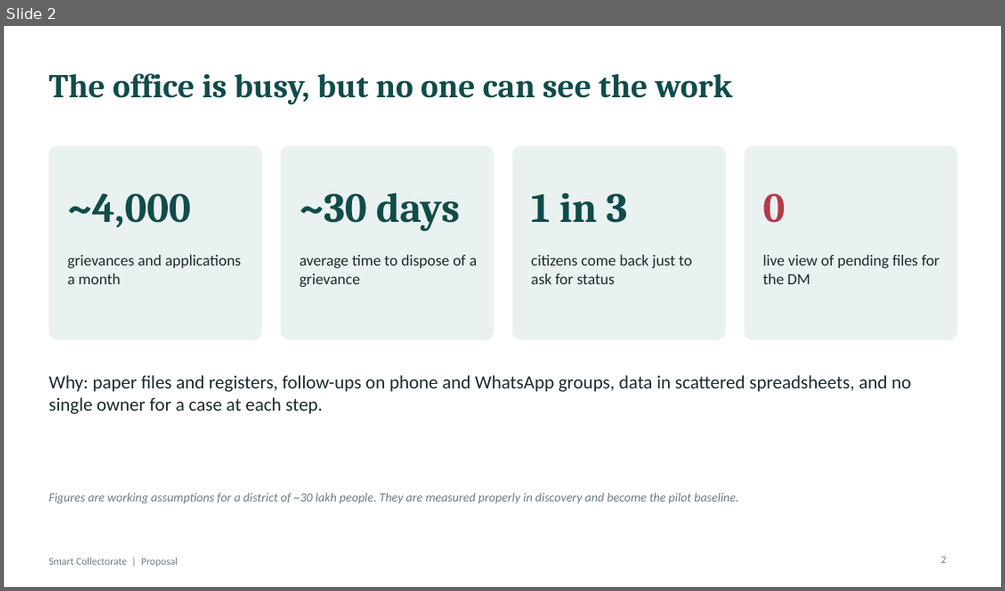
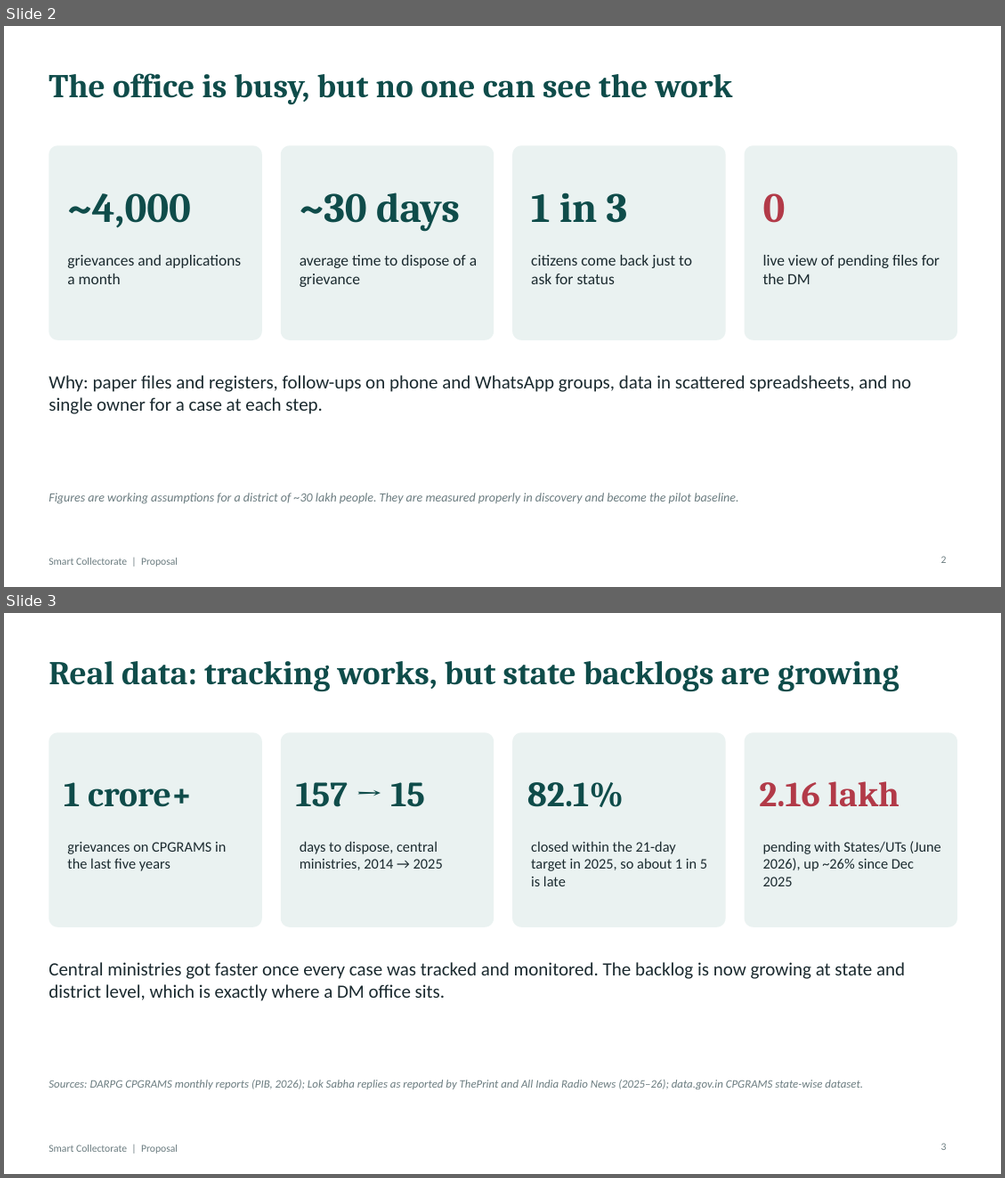
Before and after one commit to easycodewithme/Assignemnt-Automation, a slide deck: presentation/Smart_Collectorate_Proposal.pptx. Shown one above the other, each under a label of ours: slide 2 before the commit, slides 2 and 3 after it. The pictures are 1005x591 and 1005x1178 pixels, drawn with LibreOffice and Linux fonts; fonts in the diff are those of the drawing. Boxes give left, top, right and bottom in pixels: in the first picture for what was removed or moved away, otherwise in the second. Text is boxed around its words. In the diff, an @@ line names an element or a change of style, - is before the commit and + after.

```diff
--- a/presentation/Smart_Collectorate_Proposal.pptx
+++ b/presentation/Smart_Collectorate_Proposal.pptx
@@ slide 3 added at (x1=4, y1=613, x2=1001, y2=1174), background #FFFFFF; not listed: 1 template element that a slide beside it also shows @@
@@ title added at (x1=48, y1=661, x2=899, y2=692), 32 pt, text #0F4C4A, bold @@
+Real data: tracking works, but state backlogs are growing
@@ rounded rectangle added at (x1=48, y1=732, x2=262, y2=927), fill #EAF2F1 @@
@@ rounded rectangle added at (x1=281, y1=732, x2=494, y2=927), fill #EAF2F1 @@
@@ rounded rectangle added at (x1=512, y1=732, x2=726, y2=927), fill #EAF2F1 @@
@@ rounded rectangle added at (x1=744, y1=732, x2=957, y2=927), fill #EAF2F1 @@
@@ text added at (x1=64, y1=782, x2=192, y2=807), 34 pt, text #0F4C4A, bold @@
+1 crore+
@@ text added at (x1=296, y1=782, x2=425, y2=807), 34 pt, text #0F4C4A, bold @@
+157 → 15
@@ text added at (x1=527, y1=782, x2=623, y2=807), 34 pt, text #0F4C4A, bold @@
+82.1%
@@ text added at (x1=759, y1=781, x2=899, y2=807), 34 pt, text #B23A48, bold @@
+2.16 lakh
@@ text added at (x1=67, y1=842, x2=226, y2=871), 14 pt, text #1B2A2F @@
+grievances on CPGRAMS in the last five years
@@ text added at (x1=299, y1=841, x2=443, y2=870), 14 pt, text #1B2A2F @@
+days to dispose, central ministries, 2014 → 2025
@@ text added at (x1=531, y1=841, x2=707, y2=886), 14 pt, text #1B2A2F @@
+closed within the 21-day target in 2025, so about 1 in 5 is late
@@ text added at (x1=763, y1=841, x2=940, y2=886), 14 pt, text #1B2A2F @@
+pending with States/UTs (June 2026), up ~26% since Dec 2025
@@ text added at (x1=48, y1=962, x2=905, y2=1001), 18 pt, text #1B2A2F @@
+Central ministries got faster once every case was tracked and monitored. The backlog is now growing at state and district level, which is exactly where a DM office sits.
@@ text added at (x1=48, y1=1079, x2=863, y2=1089), 11 pt, text #6B7C80, italic @@
+Sources: DARPG CPGRAMS monthly reports (PIB, 2026); Lok Sabha replies as reported by ThePrint and All India Radio News (2025–26); data.gov.in CPGRAMS state-wise dataset.
@@ page number added at (x1=941, y1=1143, x2=947, y2=1150), 10 pt, text #6B7C80 @@
+3
```
Also in this commit, not shown: 1 other file.
